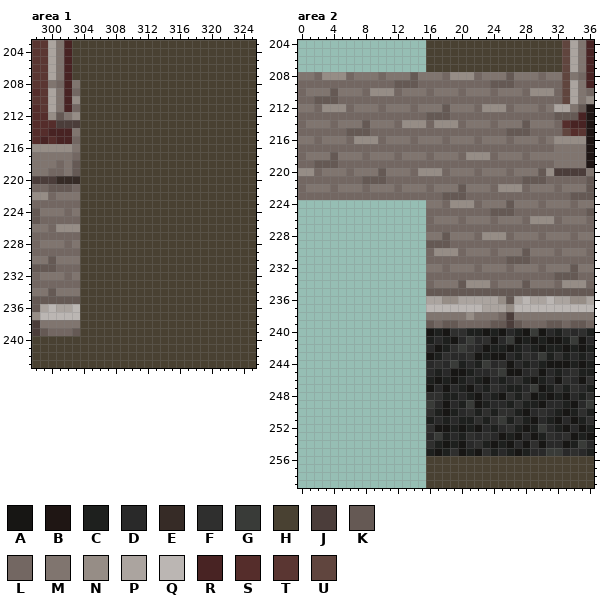
One commit to this pixel-art file: art/feenoks-building.aseprite. The first picture shows the starting point.
400x304 pixels, 1 frame. Colours within 5 levels of each other are drawn and written as one. Shown: area 1: x 298..325, y 203..243; area 2: x 0..36, y 204..259. The commit also changed other parts of the picture, which this record leaves out.
Visible layers, top first: "maja", "varjud" opacity 27%, "k6nnitee pattern", "asfalt", "Taust".
Palette (. is transparent): A #171614  B #1f1614  C #1e201e  D #292929  E #362b26  F #2f2f2e  G #393b38  H #494132  J #4b3d3a  K #655954  L #736762  M #80756f  N #968d86  P #aba49f  Q #bbb6b3  R #482323  S #552d2b  T #5a3632  U #60453e
Pixels before, area 1, first column x 298:
203 TTPMRHHHHHHHHHHHHHHHHHHHHHHH
204 TTPMRHHHHHHHHHHHHHHHHHHHHHHH
205 TTPMRHHHHHHHHHHHHHHHHHHHHHHH
206 TTPMRHHHHHHHHHHHHHHHHHHHHHHH
207 TTPMRHHHHHHHHHHHHHHHHHHHHHHH
208 TTMLRMHHHHHHHHHHHHHHHHHHHHHH
209 STPMRLHHHHHHHHHHHHHHHHHHHHHH
210 TTPMRNHHHHHHHHHHHHHHHHHHHHHH
211 STPMRLHHHHHHHHHHHHHHHHHHHHHH
212 SSNKMNHHHHHHHHHHHHHHHHHHHHHH
213 SSSJJJHHHHHHHHHHHHHHHHHHHHHH
214 SSRRRMHHHHHHHHHHHHHHHHHHHHHH
215 SRSRRLHHHHHHHHHHHHHHHHHHHHHH
216 NNNNNMHHHHHHHHHHHHHHHHHHHHHH
217 MMMMMLHHHHHHHHHHHHHHHHHHHHHH
218 MMMLMKHHHHHHHHHHHHHHHHHHHHHH
219 MMLLMKHHHHHHHHHHHHHHHHHHHHHH
220 JJJEEEHHHHHHHHHHHHHHHHHHHHHH
221 LLKKKLHHHHHHHHHHHHHHHHHHHHHH
222 NNLMMMHHHHHHHHHHHHHHHHHHHHHH
223 LLLLLLHHHHHHHHHHHHHHHHHHHHHH
224 KMMMLMHHHHHHHHHHHHHHHHHHHHHH
225 KLLLLLHHHHHHHHHHHHHHHHHHHHHH
226 MMLNNNHHHHHHHHHHHHHHHHHHHHHH
227 LLLLLLHHHHHHHHHHHHHHHHHHHHHH
228 LMMMLMHHHHHHHHHHHHHHHHHHHHHH
229 LLLLLLHHHHHHHHHHHHHHHHHHHHHH
230 MMKMMMHHHHHHHHHHHHHHHHHHHHHH
231 KKKLLLHHHHHHHHHHHHHHHHHHHHHH
232 LMMMLMHHHHHHHHHHHHHHHHHHHHHH
233 LLLLLLHHHHHHHHHHHHHHHHHHHHHH
234 MMKMMMHHHHHHHHHHHHHHHHHHHHHH
235 KKKKKKHHHHHHHHHHHHHHHHHHHHHH
236 KPQPPQHHHHHHHHHHHHHHHHHHHHHH
237 NQQQQQHHHHHHHHHHHHHHHHHHHHHH
238 JMMMMMHHHHHHHHHHHHHHHHHHHHHH
239 JKLLLKHHHHHHHHHHHHHHHHHHHHHH
240 HHHHHHHHHHHHHHHHHHHHHHHHHHHH
241 HHHHHHHHHHHHHHHHHHHHHHHHHHHH
242 HHHHHHHHHHHHHHHHHHHHHHHHHHHH
243 HHHHHHHHHHHHHHHHHHHHHHHHHHHH
Pixels before, area 2, first column x 0:
204 ................HHHHHHHHHHHHHHHHHUPMR
205 ................HHHHHHHHHHHHHHHHHUPMR
206 ................HHHHHHHHHHHHHHHHHUPMR
207 ................HHHHHHHHHHHHHHHHHUPMR
208 MMLNNNLMMMLMMMKMMMLNNNLMMMKMMMLMMUMLR
209 LLLLLLLLLLLLKKKLLLLLLLLLKKKLLLLLLUPMR
210 LMMMKMMMLNNNLMMMLMMMLMMMLMMMLNNNLUPML
211 LLKKKLLLLLLLLLLLLLLLLLLLLLLLLLLLLUPMN
212 MMLNNNLMMMLMMMLMMMKMMMLNNNLMMMLMPPMKB
213 LLLLLLLLLLLLLLLLKKKLLLLLLLLLLLLLKKKRB
214 LMMMLMMMKMMMLNNNLNNNLMMMLMMMKMMMLSRRB
215 LLLLLLKKKLLLLLLLLLLLLLLLLLKKKLLLLUSTB
216 MMLMMMLNNNLMMMLMMMLMMMLMMMLMMMLMNNNNB
217 LLLLLLLLLLLLLLLLLLLLLLLLLLLLLLLLMMMMB
218 LMMMKMMMLMMMLMMMLMMMLNNNLMMMLMMMMMMMB
219 LLKKKLLLLLLLLLLLLLLLLLLLLLLLLLLLMMMMB
220 NNLMMMLMMMKMMMLNNNLMMMLMMMLMMMKNJJJJM
221 LLLLLLLLKKKLLLLLLLLLLLLLLLLLKKKLLLLLK
222 LMMMLMMMLMMMLMMMLMMMKMMMLNNNLMMMLMMMK
223 LLLLLLLLLLLLLLLLLLKKKLLLLLLLLLLLLLKKK
224 ................MMLNNNLMMMKMMMLMMMLMM
225 ................LLLLLLLLKKKLLLLLLLLLK
226 ................LMMMLMMMLMMMLNNNLMMML
227 ................LLLLLLLLLLLLLLLLLLLLL
228 ................MMKMMMLNNNLMMMLMMMLMM
229 ................KKKLLLLLLLLLLLLLLLLLL
230 ................LNNNLMMMLMMMKMMMLMMML
231 ................LLLLLLLLLLKKKLLLLLLLL
232 ................MMLMMMLMMMLMMMLMMMKMM
233 ................LLLLLLLLLLLLLLLLKKKLL
234 ................LMMMKNNNLMMMKMMMLNNNL
235 ................KKKKKKKKKKKKKKKKKKKKK
236 ................PPNNPPPPPNKPQPPQPPNNP
237 ................QQQQQQQPPPNQQQQQQQQQQ
238 ................MMMMMNMMMLJMMMMMMMMMM
239 ................KLKKLLLLKKJKLLLKKLKKL
240 ................ACAFFCCACADCAGADCFDFC
241 ................CDCADGDFADGACACAACGAD
242 ................DACFGFDACCACDCACCACAC
243 ................ACFDDFACAADCFDGCFCDCD
244 ................DFDGCDCGDFADCDCAAACAC
245 ................DCDAACDDFGAADFADCDFCC
246 ................CACACDCADCDFCACDAFDAF
247 ................ADADCADCFDCCDGACFCFDC
248 ................FFCCDCADCAFCFACACADCF
249 ................GDADCGACDDCFCCADDCADG
250 ................FCACDFCFCFFCADFDCACFC
251 ................CDCDCCFCFGCFCADCADACF
252 ................FAACACADCDFCACGDCADAC
253 ................DGCDCFDFDACADACFDFACA
254 ................FCACADFCACADAFADDACGD
255 ................CACFACAFCDCACDDGGDFDC
256 ................HHHHHHHHHHHHHHHHHHHHH
257 ................HHHHHHHHHHHHHHHHHHHHH
258 ................HHHHHHHHHHHHHHHHHHHHH
259 ................HHHHHHHHHHHHHHHHHHHHH
Now the later version:
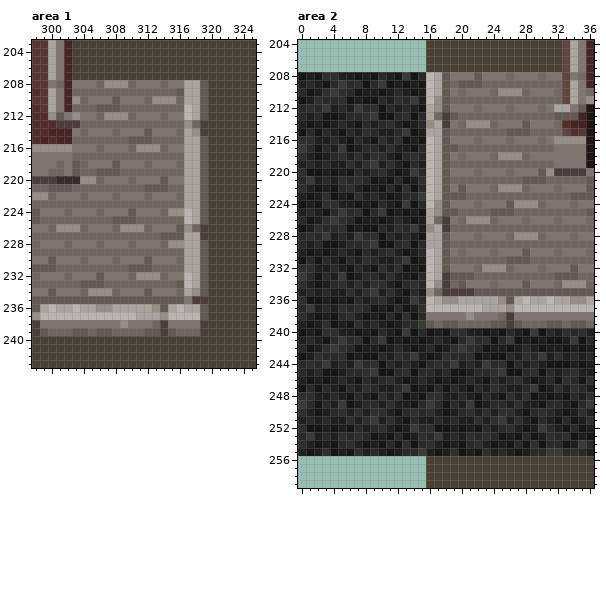
Diff:
Changed rows in their new state; - is an unchanged pixel.
Area 1, layer "k6nnitee pattern":
first column x 304:
208 MMLNNNLMMMLMMPPK
209 LLLLLLLLLLLLKPPK
210 LMMMKMMMLNNNLPPK
211 LLKKKLLLLLLLLQPK
212 MMLNNNLMMMLMMQPK
213 LLLLLLLLLLLLLNLJ
214 LMMMLMMMKMMMLPNJ
215 LLLLLLKKKLLLLPPK
216 MMLMMMLNNNLMMPPK
217 LLLLLLLLLLLLLPPK
218 LMMMKMMMLMMMLPPK
219 LLKKKLLLLLLLLPPK
220 NNLMMMLMMMKMMPPK
221 LLLLLLLLKKKLLPPK
222 LMMMLMMMLMMMLPPK
223 LLLLLLLLLLLLLPPK
224 MMLMMMKMMMLNNQPK
225 LLLLKKKLLLLLLQPK
226 LMMMLNNNLMMMKNLJ
227 LLLLLLLLLLKKKPPJ
228 MMLMMMLMMMLNNPPK
229 LLLLLLLLLLLLLPPK
230 LMMMLMMMKMMMLPPK
231 LLLLLLKKKLLLLPPK
232 MMKMMMLNNNLMMQPK
233 KKKLLLLLLLLLKQPK
234 LNNNLMMMKMMMLPNK
235 KKKKKKKKKKKKKMJJ
236 PPNNPPPPPNKPQPPK
237 QQQQQQQPPPNQQQQK
238 MMMMMNMMMLJMMMMJ
239 KLKKLLLLKKJKLLLJ
Area 2, layers "k6nnitee pattern", "asfalt":
first column x 0:
208 ACAFFCCACADCAGADQPKMMMK---L-----
209 CDCADGDFADGACACAQPK-KKK-LLL-----
210 DACFGFDACCACDCACQPK------NNN-MMM
211 ACFDDFACAADCFDGCQNK-------------
212 DFDGCDCGDFADCDCAPN-----MMM------
213 DCDAACDDFGAADFADPLJK------------
214 CACACDCADCDFCACDNPJM-NNN--------
215 ADADCADCFDCCDGACPPK-------------
216 FFCCDCADCAFCFACAQPK-------------
217 GDADCGACDDCFCCADQPKK------------
218 FCACDFCFCFFCADFDQPK--MMM-NNN----
219 CDCDCCFCFGCFCADCQPK-------------
220 FAACACADCDFCACGDQPK-------------
221 DGCDCFDFDACADACFQPK-------------
222 FCACADFCACADAFADQPK-------------
223 CACFACAFCDCACDDGQP--------------
224 ACAFFCCACADCAGADQNKMMM-----NNN--
225 CDCADGDFADGACACAPNKK------------
226 DACFGFDACCACDCACPLJ--NNN-----MMM
227 ACFDDFACAADCFDGCNPJ-------------
228 DFDGCDCGDFADCDCAPP-----MMM-NNN--
229 DCDAACDDFGAADFADPP--------------
230 CACACDCADCDFCACDQPKM------------
231 ADADCADCFDCCDGACQPK-------------
232 FFCCDCADCAFCFACAQPK----NNN------
233 GDADCGACDDCFCCADQPJKKK----------
234 FCACDFCFCFFCADFDQNJL-MMM--------
235 CDCDCCFCFGCFCADCNLJJJJ----------
236 FAACACADCDFCACGDQ---------------
237 DGCDCFDFDACADACF----------------
238 FCACADFCACADAFAD----------------
239 CACFACAFCDCACDDG----------------
240 ACAFFCCACADCAGAD----------------
241 CDCADGDFADGACACA----------------
242 DACFGFDACCACDCAC----------------
243 ACFDDFACAADCFDGC----------------
244 DFDGCDCGDFADCDCA----------------
245 DCDAACDDFGAADFAD----------------
246 CACACDCADCDFCACD----------------
247 ADADCADCFDCCDGAC----------------
248 FFCCDCADCAFCFACA----------------
249 GDADCGACDDCFCCAD----------------
250 FCACDFCFCFFCADFD----------------
251 CDCDCCFCFGCFCADC----------------
252 FAACACADCDFCACGD----------------
253 DGCDCFDFDACADACF----------------
254 FCACADFCACADAFAD----------------
255 CACFACAFCDCACDDG----------------
Where, in picture pixels (left, top, right, bottom), the same in both pictures:
changed: (80, 80, 208, 336)
changed: (298, 72, 554, 456)
